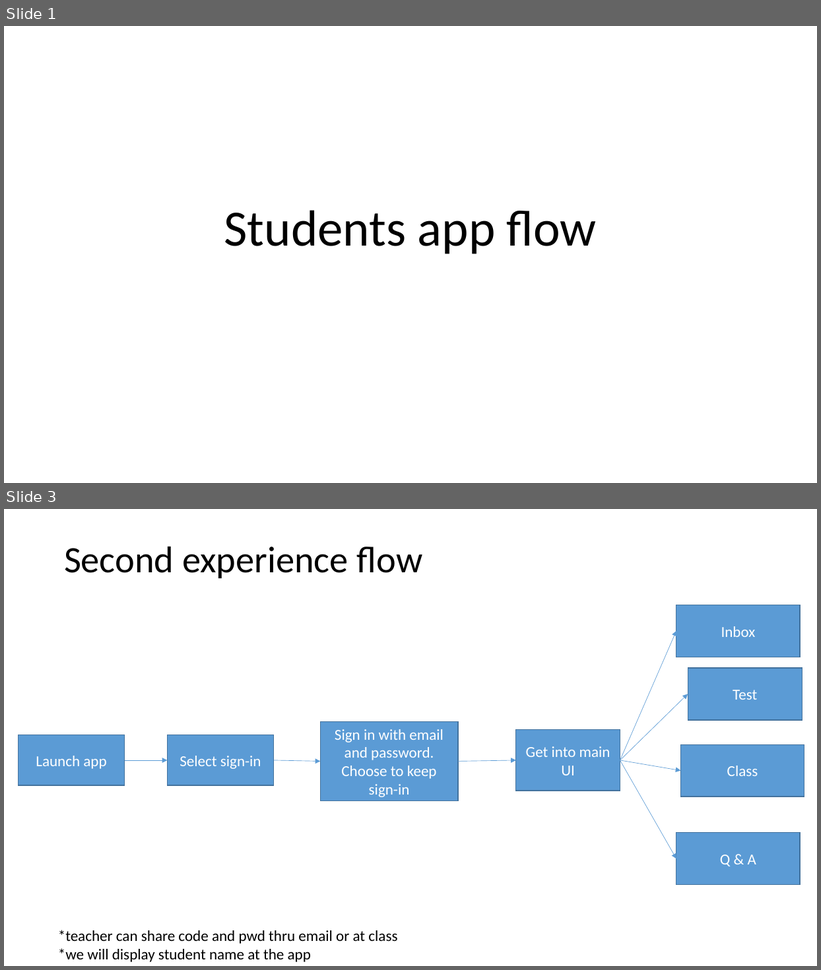
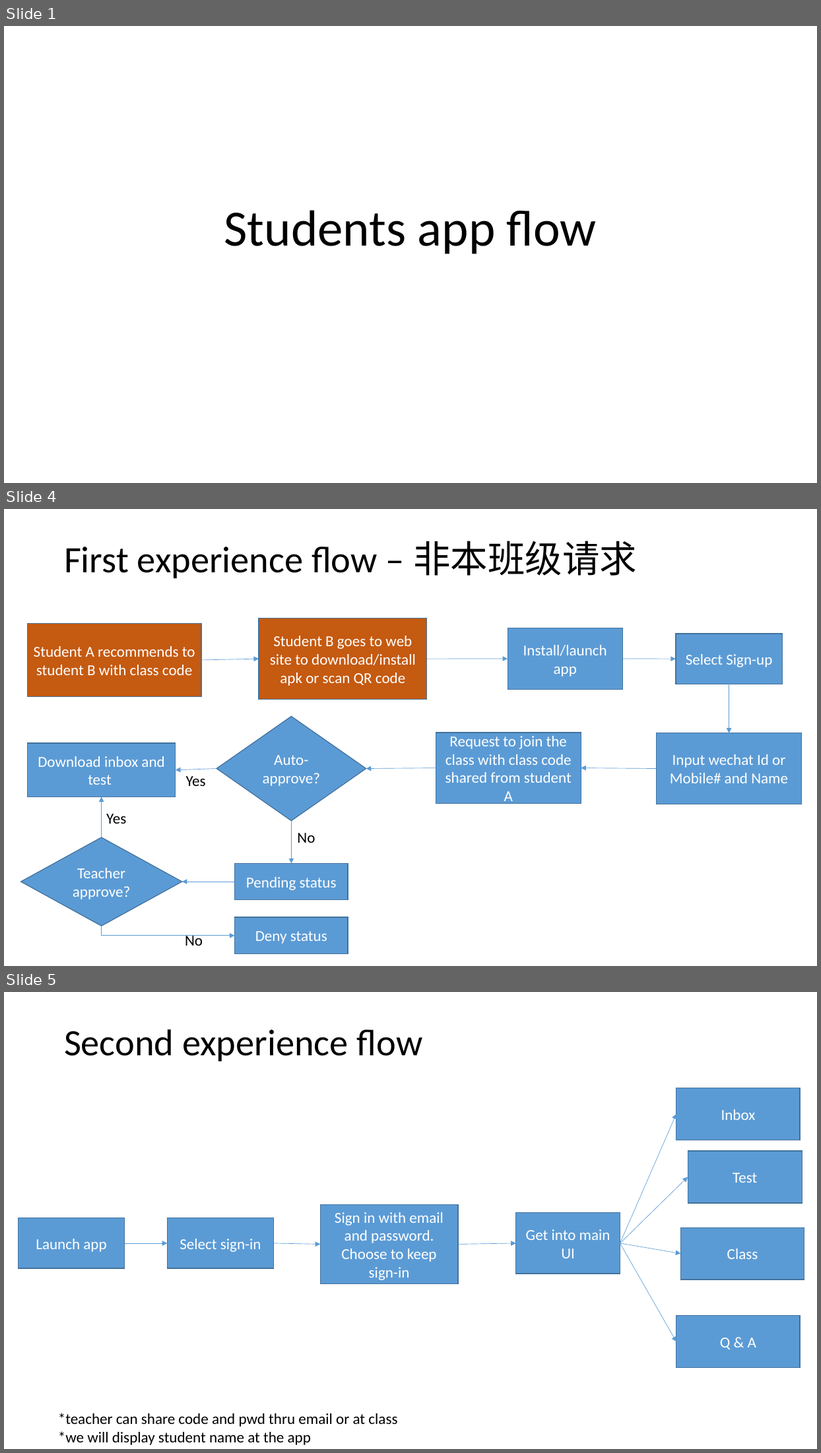
Before and after one commit to Wu-Fei/Parrot-Wireframe, a slide deck: Students flow.pptx. Shown one above the other, each under a label of ours: slides 1 and 3 before the commit, slides 1, 4 and 5 after it; the slides between them are not shown. The pictures are 821x970 and 821x1453 pixels, drawn with LibreOffice and Linux fonts; fonts in the diff are those of the drawing. Boxes give left, top, right and bottom in pixels: in the first picture for what was removed or moved away, otherwise in the second. Text is boxed around its words. In the diff, an @@ line names an element or a change of style, - is before the commit and + after.

Commit message:
class updated

```diff
--- a/Students flow.pptx
+++ b/Students flow.pptx
@@ slide 4 added at <box>4,509,817,966</box>, background #FFFFFF @@
@@ title added at <box>64,541,637,578</box>, 44 pt, text #000000 @@
+First experience flow – 非本班级请求
@@ rectangle added at <box>27,624,201,697</box>, fill #C55A11, outline #43739E 1 pt, 18 pt, text #FFFFFF @@
+Student A recommends to student B with class code
@@ rectangle added at <box>259,618,427,699</box>, fill #C55A11, outline #43739E 1 pt, 18 pt, text #FFFFFF @@
+Student B goes to web site to download/install apk or scan QR code
@@ rectangle added at <box>508,628,622,690</box>, fill #5B9BD5, outline #43739E 1 pt, 18 pt, text #FFFFFF @@
+Install/launch app
@@ rectangle added at <box>677,634,783,684</box>, fill #5B9BD5, outline #43739E 1 pt, 18 pt, text #FFFFFF @@
+Select Sign-up
@@ arrow added from (201, 660) to (259, 659), #5B9BD5 0.5 pt @@
@@ arrow added from (427, 659) to (508, 659), #5B9BD5 0.5 pt @@
@@ arrow added from (622, 659) to (677, 659), #5B9BD5 0.5 pt @@
@@ arrow added from (729, 684) to (729, 733), #5B9BD5 0.5 pt @@
@@ diamond added at <box>217,716,366,821</box>, fill #5B9BD5, outline #43739E 1 pt, 18 pt, text #FFFFFF @@
+Auto-approve?
@@ rectangle added at <box>27,743,176,797</box>, fill #5B9BD5, outline #43739E 1 pt, 18 pt, text #FFFFFF @@
+Download inbox and test
@@ rectangle added at <box>436,733,581,803</box>, fill #5B9BD5, outline #43739E 1 pt, 18 pt, text #FFFFFF @@
+Request to join the class with class code shared from student A
@@ rectangle added at <box>657,733,802,804</box>, fill #5B9BD5, outline #43739E 1 pt, 18 pt, text #FFFFFF @@
+Input wechat Id or Mobile# and Name
@@ arrow added from (217, 769) to (176, 770), #5B9BD5 0.5 pt @@
@@ text added at <box>186,776,206,786</box>, 18 pt, text #000000 @@
+Yes
@@ arrow added from (436, 768) to (366, 769), #5B9BD5 0.5 pt @@
@@ arrow added from (657, 769) to (581, 768), #5B9BD5 0.5 pt @@
@@ arrow added from (102, 838) to (102, 797), #5B9BD5 0.5 pt @@
@@ text added at <box>106,814,126,824</box>, 18 pt, text #000000 @@
+Yes
@@ arrow added from (291, 821) to (291, 864), #5B9BD5 0.5 pt @@
@@ diamond added at <box>21,838,182,926</box>, fill #5B9BD5, outline #43739E 1 pt, 18 pt, text #FFFFFF @@
+Teacher approve?
@@ text added at <box>297,833,315,843</box>, 18 pt, text #000000 @@
+No
@@ rectangle added at <box>234,864,348,900</box>, fill #5B9BD5, outline #43739E 1 pt, 18 pt, text #FFFFFF @@
+Pending status
@@ arrow added from (234, 883) to (182, 883), #5B9BD5 0.5 pt @@
@@ rectangle added at <box>234,918,348,955</box>, fill #5B9BD5, outline #43739E 1 pt, 18 pt, text #FFFFFF @@
+Deny status
@@ elbow arrow added from (102, 926) to (234, 936), #5B9BD5 0.5 pt @@
@@ text added at <box>185,935,203,946</box>, 18 pt, text #000000 @@
+No
@@ what was slide 3 is now slide 5 @@
```
Also in this commit, not shown: 2 slides changed, 1 other slide added, 1 other file.
